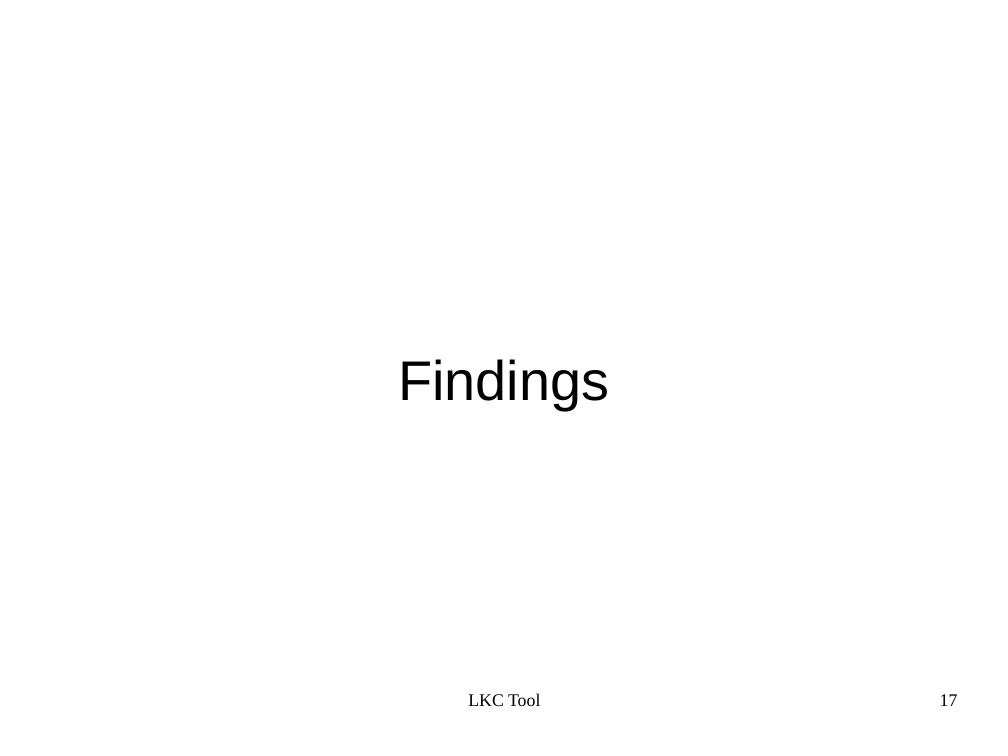
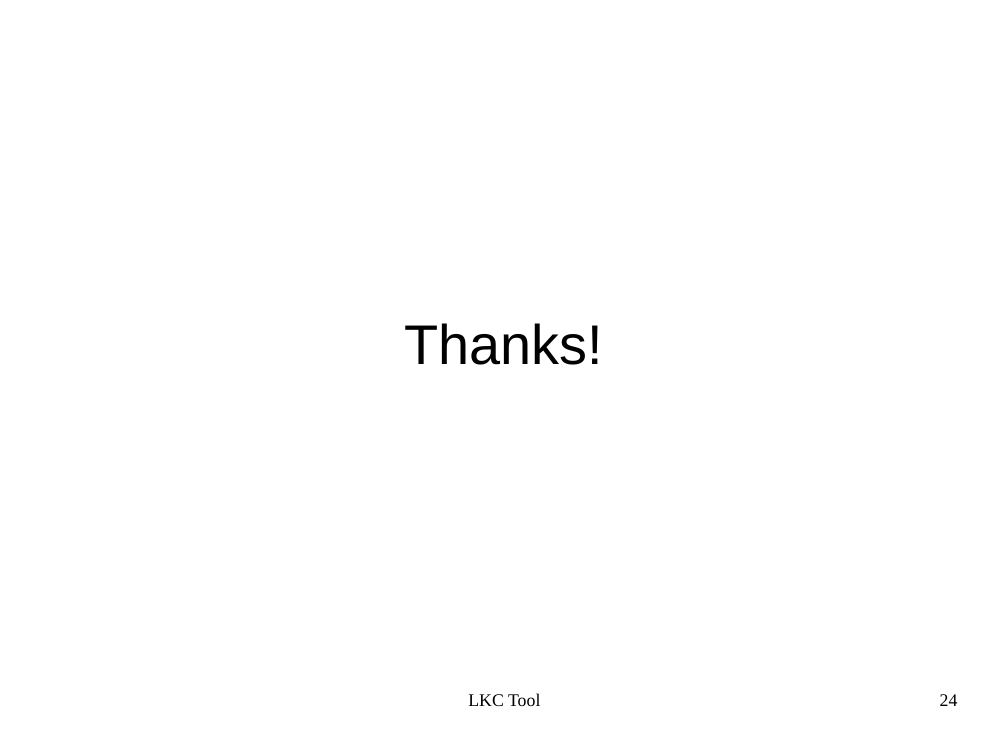
Before and after one commit to kbak/lkc, a slide deck: slide 24 of presentation/lkc.odp (slide 17 before the commit). Drawn at 1008x756 pixels with LibreOffice and Linux fonts; fonts in the diff are those of the drawing. Boxes give left, top, right and bottom in pixels: in the first picture for what was removed or moved away, otherwise in the second. Text is boxed around its words. In the diff, an @@ line names an element or a change of style, - is before the commit and + after.

```diff
--- a/presentation/lkc.odp
+++ b/presentation/lkc.odp
@@ title added at (404, 323, 603, 365), 44 pt, text #000000 @@
+Thanks!
@@ title removed at (398, 359, 609, 410) @@
-Findings
@@ page number at (940, 694, 958, 706): text changed @@
-17
+24
```
Also in this commit, not shown: 5 other slides changed, 1 slide added, 1 other file.
